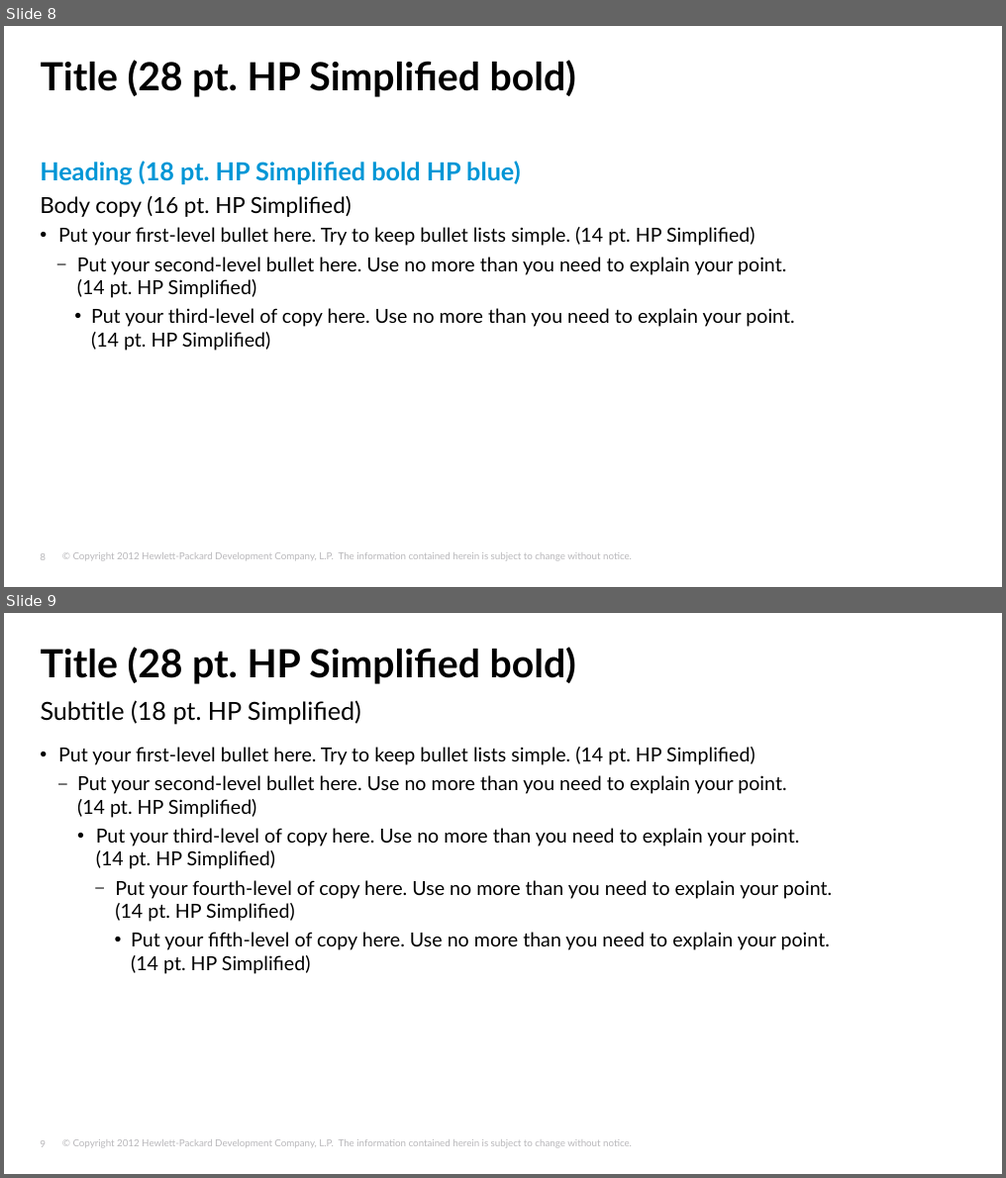
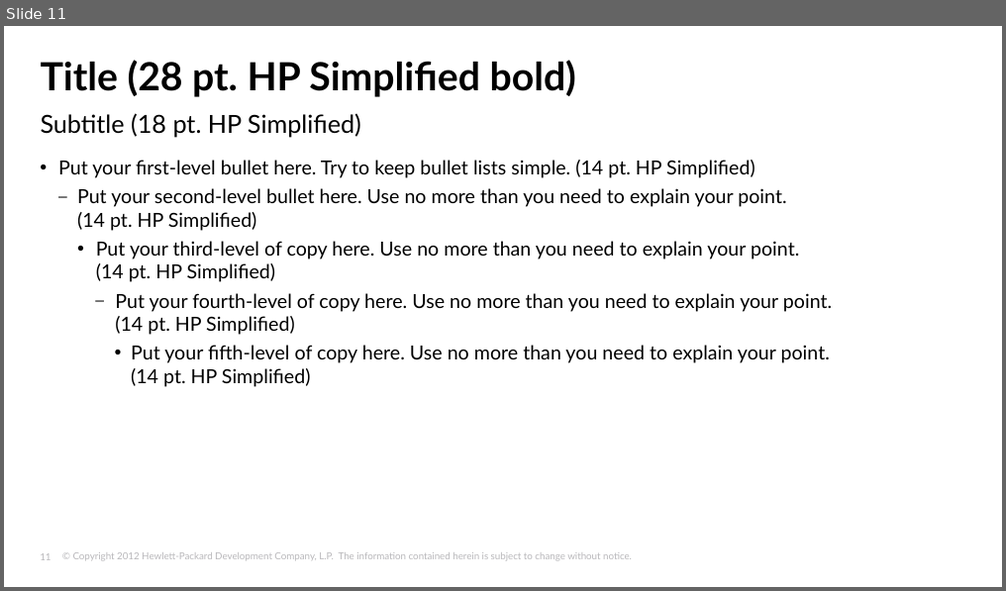
Before and after one commit to tjliupeng/CPP11, a slide deck: C++11.pptx. Shown one above the other, each under a label of ours: slides 8 and 9 before the commit, slide 11 after it. The pictures are 1006x1178 and 1006x591 pixels, drawn with LibreOffice and Linux fonts; fonts in the diff are those of the drawing; background and template pictures are left out. Boxes give left, top, right and bottom in pixels: in the first picture for what was removed or moved away, otherwise in the second. Text is boxed around its words. In the diff, an @@ line names an element or a change of style, - is before the commit and + after.

```diff
--- a/C++11.pptx
+++ b/C++11.pptx
@@ slide 8 removed at (4, 26, 1002, 587), background #FFFFFF; not listed: 2 template elements that a slide beside it also shows @@
@@ title removed at (41, 60, 576, 97) @@
-Title (28 pt. HP Simplified bold)
@@ text removed at (40, 161, 794, 351) @@
-Heading (18 pt. HP Simplified bold HP blue)
-  Body copy (16 pt. HP Simplified)
-    • Put your first-level bullet here. Try to keep bullet lists simple. (14 pt. HP Simplified)
-      – Put your second-level bullet here. Use no more than you need to explain your point.
-        (14 pt. HP Simplified)
-        • Put your third-level of copy here. Use no more than you need to explain your point.
-          (14 pt. HP Simplified)
@@ what was slide 9 is now slide 11 @@
@@ page number at (40, 554, 51, 561): text changed @@
-9
+11
```
Also in this commit, not shown: 10 slides added, 7 other slides removed.
